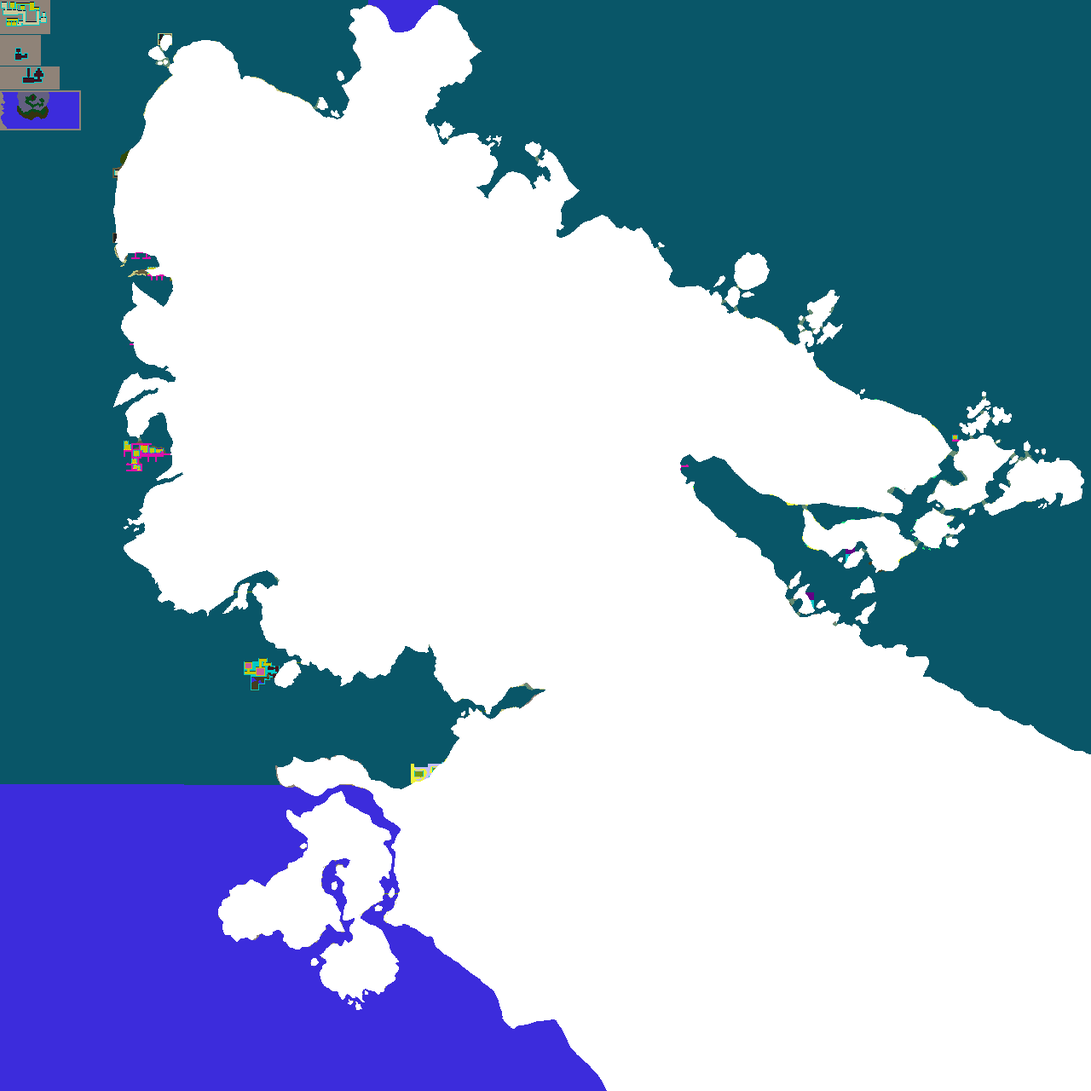
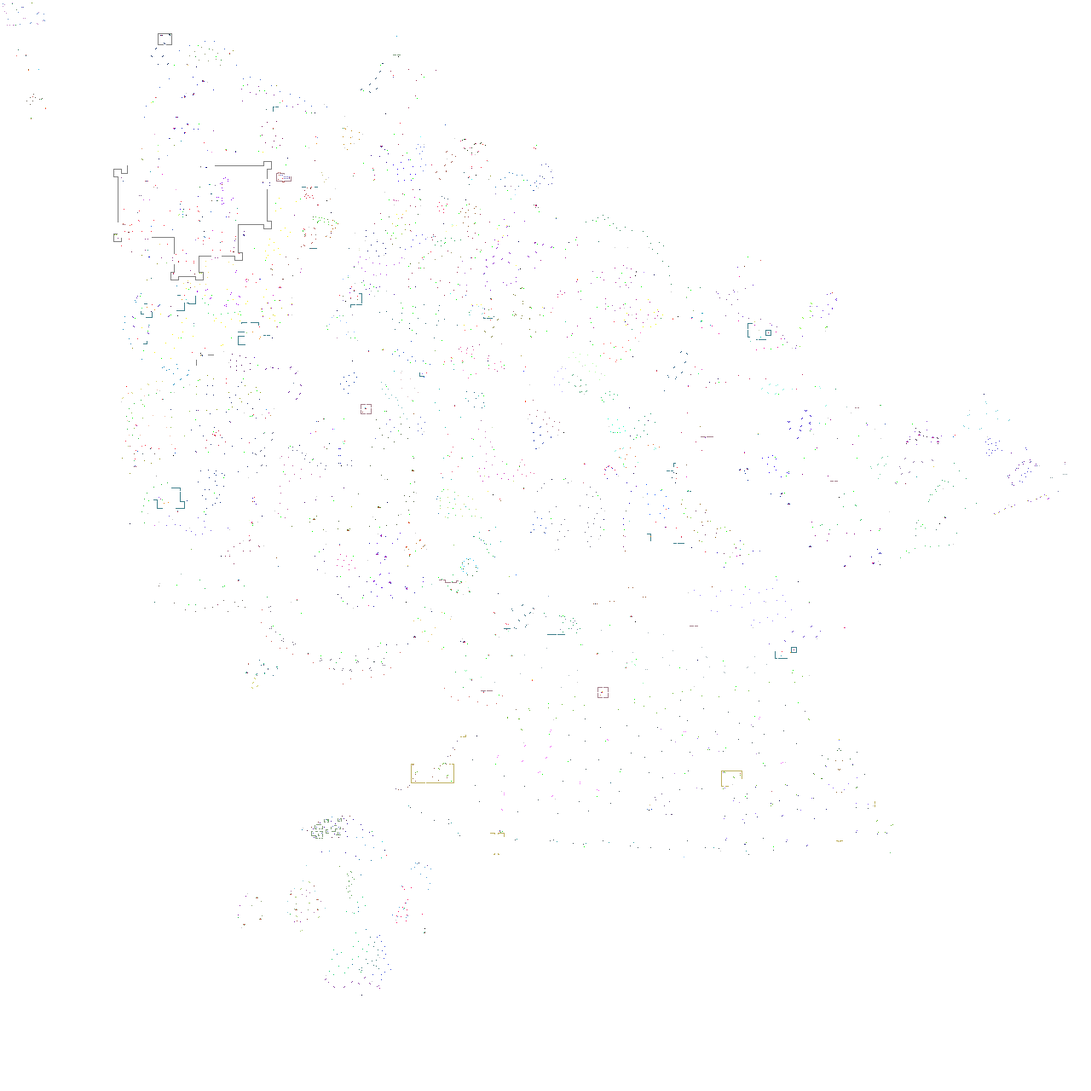
Layers edited between the first and the second (1091, 1091) image:
showed "stuff", painted on it over (x1=2, y1=2, x2=1068, y2=996)
hid "world-map" over (x1=113, y1=5, x2=1091, y2=1091)
hid "tiles" over (x1=0, y1=0, x2=1091, y2=1091)
